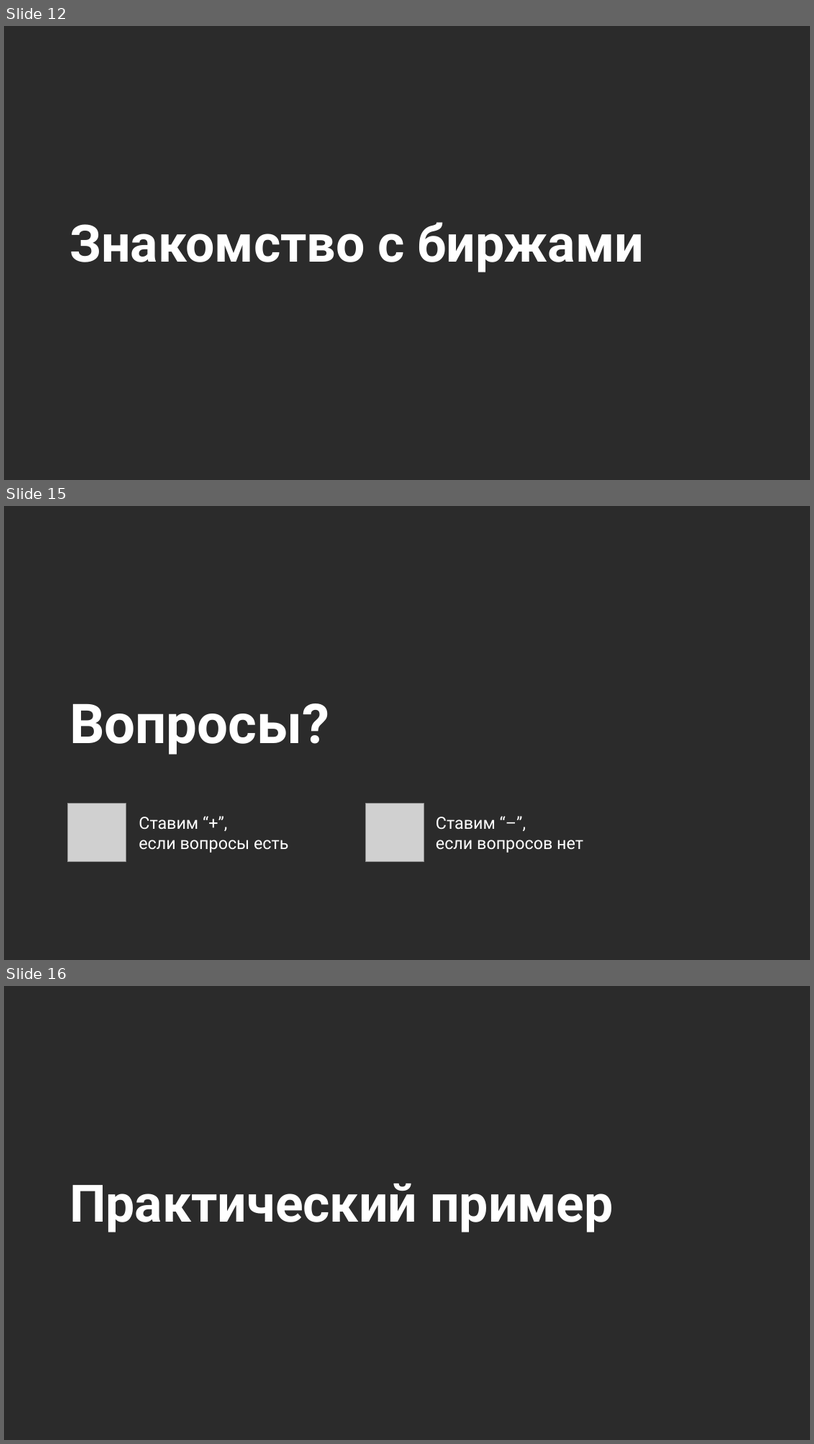
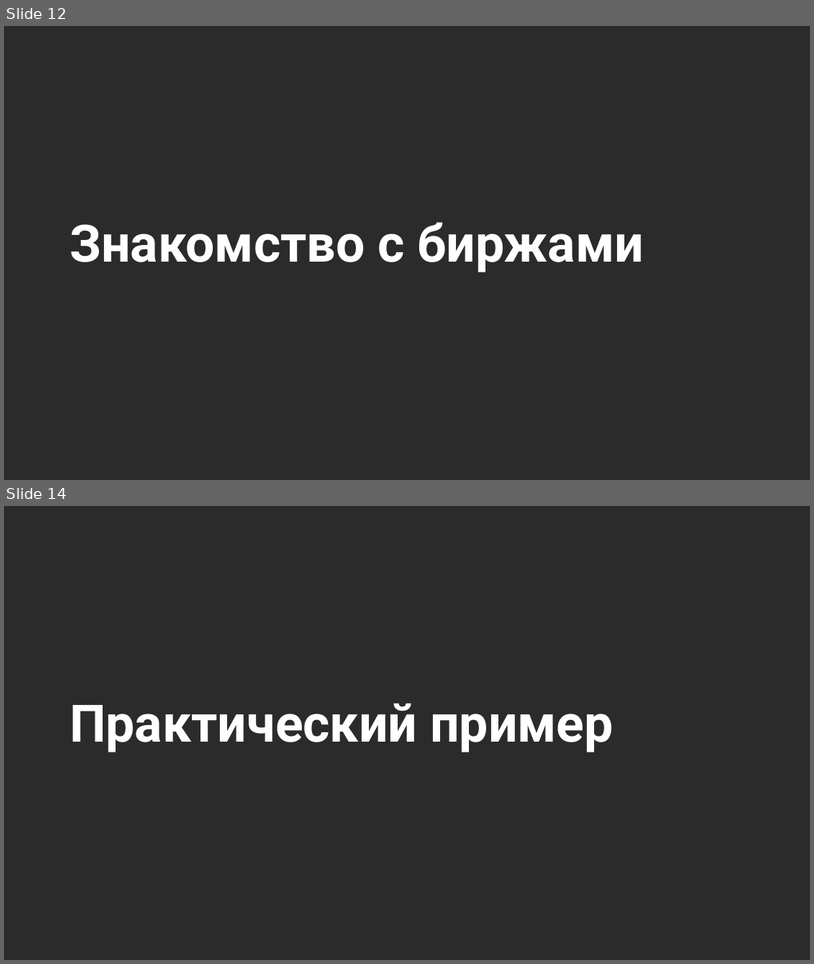
Before and after one commit to stureiko/Otus_lectures, a slide deck: FinML/32 - Real_data/Presentation/Работа с реальными данными и создание ML - моделей для проекта.pptx. Shown one above the other, each under a label of ours: slides 12, 15 and 16 before the commit, slides 12 and 14 after it; the slides between them are not shown. The pictures are 814x1444 and 814x964 pixels, drawn with LibreOffice and Linux fonts; fonts in the diff are those of the drawing; grey boxes stand for pictures; background and template pictures are left out; a plain dark background stands for a picture behind light text. Boxes give left, top, right and bottom in pixels: in the first picture for what was removed or moved away, otherwise in the second. Text is boxed around its words. In the diff, an @@ line names an element or a change of style, - is before the commit and + after.

```diff
--- a/FinML/32 - Real_data/Presentation/Работа с реальными данными и создание ML - моделей для проекта.pptx
+++ b/FinML/32 - Real_data/Presentation/Работа с реальными данными и создание ML - моделей для проекта.pptx
@@ slide 15 removed at (x1=4, y1=506, x2=810, y2=960), background picture (left out) @@
@@ title removed at (x1=70, y1=703, x2=330, y2=754) @@
-Вопросы?
@@ picture removed at (x1=67, y1=803, x2=126, y2=862) @@
@@ picture removed at (x1=366, y1=803, x2=424, y2=862) @@
@@ text removed at (x1=139, y1=816, x2=288, y2=852) @@
-Ставим “+”,
-если вопросы есть
@@ text removed at (x1=436, y1=816, x2=584, y2=852) @@
-Ставим “–”,
-если вопросов нет
@@ what was slide 16 is now slide 14 @@
```
Also in this commit, not shown: 7 slides changed, 2 slides added, 6 other slides removed, 5 other files.
